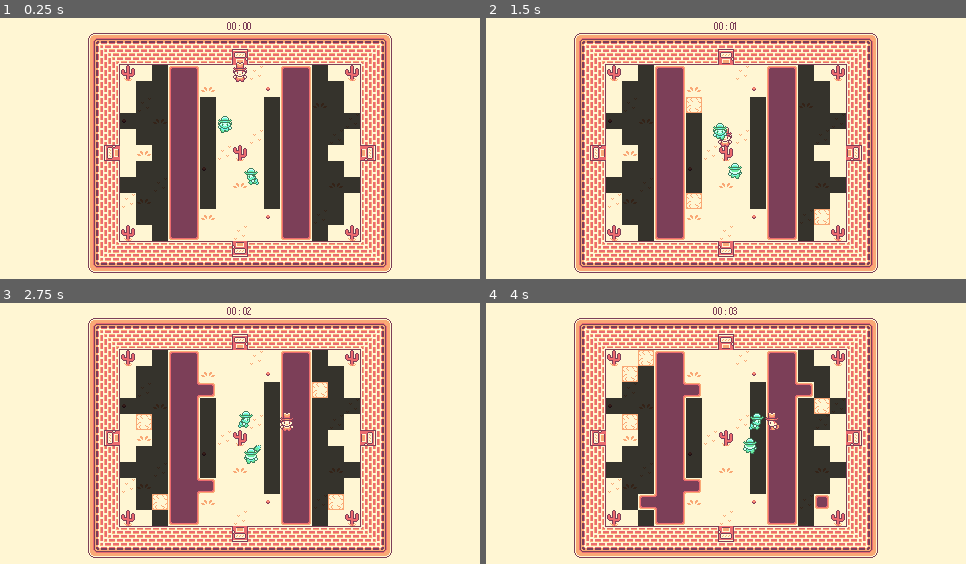
Above: before the commit, frames 1-4 (two rows, left to right).
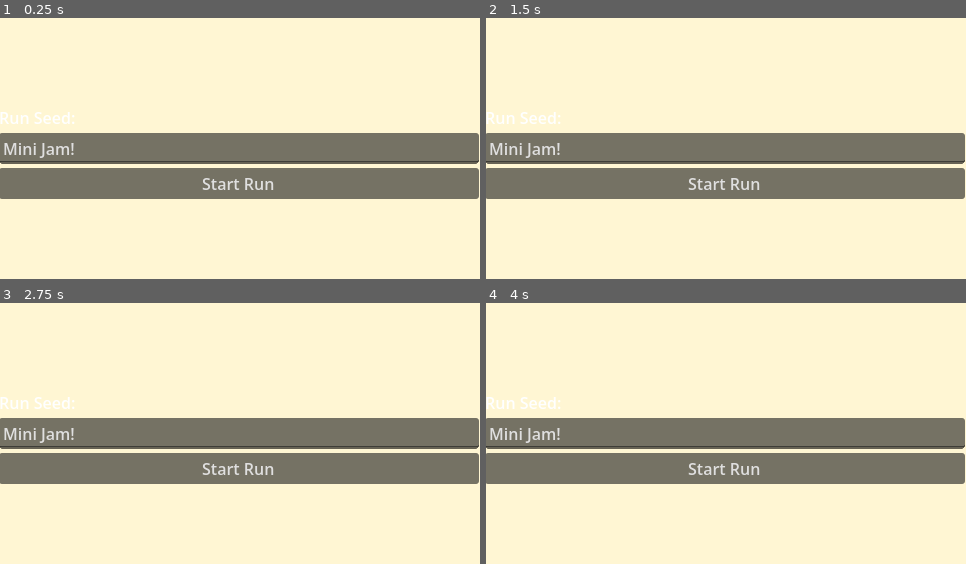
Above: after the commit, the same moments.

Repository: james-minor/mini-jam-206
Game: Godot game, scene res://scenes/main_menu/main_menu.tscn
Same seed, same stepped clock (60 frames per second), same inputs: the game is played once before the commit and once after it. Before the commit the project starts from res://dungeon_room/variations/dungeon_room_g.tscn. Sound files missing from this copy of the repository are replaced by a short silence.
Inputs (mouse positions are in pixels of both pictures, inside the frame that each line leads up to):
- Up to frame 1 (0.25 s): no input
- Up to frame 2 (1.5 s): click (726, 182) at 0.5 s, where only the run after the commit has a clickable "Start Run"; click (726, 182) at 1.25 s, where only the run after the commit has a clickable "Start Run"
- Up to frame 3 (2.75 s): move the mouse to (345, 425) at 2.02 s; press the mouse at (345, 425) at 2.03 s; hold D (move_right) from 2.03 s (still down)
- Up to frame 4 (4 s): move the mouse to (630, 451) at 2.77 s; release D (move_right) at 2.78 s; release the mouse at (630, 451) at 2.78 s; hold S (move_down) 2.78-3.53 s; tap Shift (move_dash) at 2.85 s; move the mouse to (774, 378) at 3.52 s; press the mouse at (774, 378) at 3.53 s; hold D (move_right) from 3.53 s (still down)

The runs differ from the first frame. In frame 1, 51% of the frame differs, in the area x 0-100%, y 1-98%; in frame 2, 51%; in frame 3, 50%; in frame 4, 50%.

Commit message:
feat!: add main menu

Diff:
--- a/autoloads/dungeon_generator.gd
+++ b/autoloads/dungeon_generator.gd
@@ -44,12 +44,6 @@
 
 ## Internal array that contains the PackedScene for a generated room.
 var _floor_room_files: Array[PackedScene] = []
-
-
-
-func _ready() -> void:
-	seed(run_seed)
-	generate_floor()
 
 
 func _to_string() -> String:
--- a/project.godot
+++ b/project.godot
@@ -11,7 +11,7 @@
 [application]
 
 config/name="Mini Jam 206"
-run/main_scene="uid://bx5tbc53fq0hb"
+run/main_scene="uid://c4eav14dpmfr7"
 config/features=PackedStringArray("4.6", "Forward Plus")
 config/icon="res://icon.svg"
 
--- /dev/null
+++ b/scenes/main_menu/main_menu.gd
@@ -0,0 +1,5 @@
+extends Control
+
+func _on_start_button_pressed() -> void:
+	seed(%SeedInput.text.hash())
+	DungeonGenerator.generate_floor()
--- /dev/null
+++ b/scenes/main_menu/main_menu.tscn
@@ -0,0 +1,41 @@
+[gd_scene format=3 uid="uid://c4eav14dpmfr7"]
+
+[ext_resource type="Script" uid="uid://cida1m3f277rf" path="res://scenes/main_menu/main_menu.gd" id="1_fsom3"]
+
+[node name="MainMenu" type="Control" unique_id=730439841]
+layout_mode = 3
+anchors_preset = 15
+anchor_right = 1.0
+anchor_bottom = 1.0
+grow_horizontal = 2
+grow_vertical = 2
+script = ExtResource("1_fsom3")
+
+[node name="VBoxContainer" type="VBoxContainer" parent="." unique_id=1204403398]
+layout_mode = 1
+anchors_preset = 14
+anchor_top = 0.5
+anchor_right = 1.0
+anchor_bottom = 0.5
+offset_left = -1.0
+offset_top = -34.0
+offset_right = -1.0
+offset_bottom = 32.0
+grow_horizontal = 2
+grow_vertical = 2
+
+[node name="Label" type="Label" parent="VBoxContainer" unique_id=1976577773]
+layout_mode = 2
+text = "Run Seed:"
+
+[node name="SeedInput" type="LineEdit" parent="VBoxContainer" unique_id=571798642]
+unique_name_in_owner = true
+layout_mode = 2
+text = "Mini Jam!"
+
+[node name="StartButton" type="Button" parent="VBoxContainer" unique_id=187722633]
+unique_name_in_owner = true
+layout_mode = 2
+text = "Start Run"
+
+[connection signal="pressed" from="VBoxContainer/StartButton" to="." method="_on_start_button_pressed"]
Not shown, added: scenes/main_menu/main_menu.gd.uid
